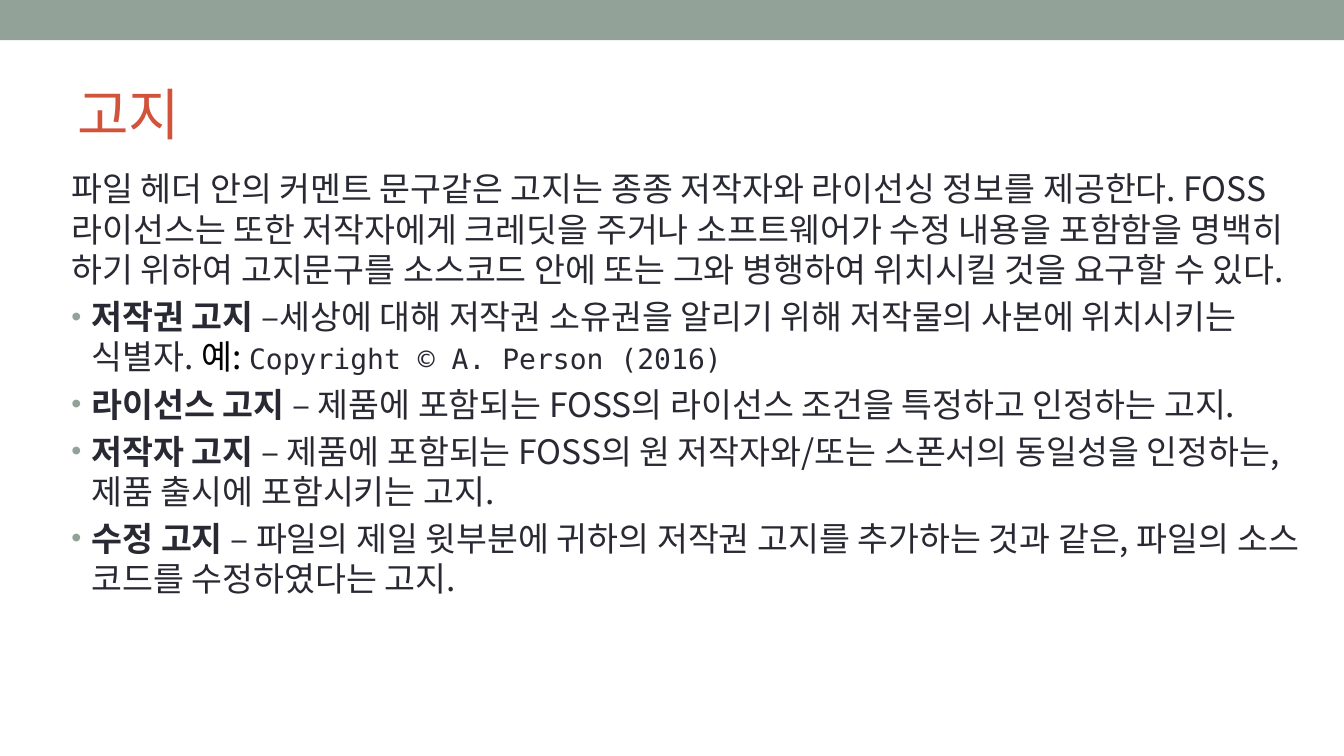
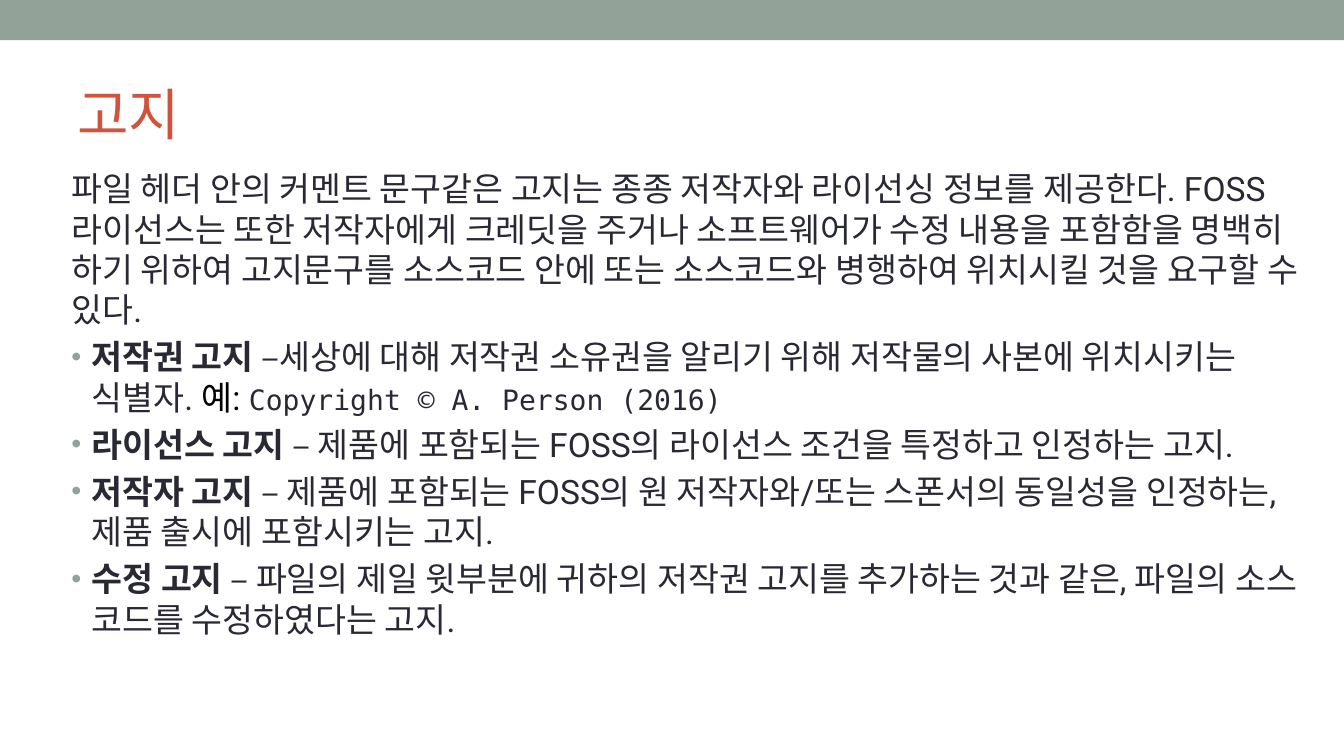
Before and after one commit to OpenChain-KWG/Curriculum-Translation-KR, a slide deck: slide 21 of target/slides/openchain-curriculum-for-1-1.pptx. Drawn at 1344x756 pixels with LibreOffice and Linux fonts; fonts in the diff are those of the drawing; background and template pictures are left out. Boxes give left, top, right and bottom in pixels: in the first picture for what was removed or moved away, otherwise in the second. Text is boxed around its words. In the diff, an @@ line names an element or a change of style, - is before the commit and + after.

```diff
--- a/target/slides/openchain-curriculum-for-1-1.pptx
+++ b/target/slides/openchain-curriculum-for-1-1.pptx
@@ text at [71, 173, 1298, 325]: text changed; font Noto Sans CJK KR to Roboto @@
-파일 헤더 안의 커멘트 문구같은 고지는 종종 저작자와 라이선싱 정보를 제공한다. FOSS 라이선스는 또한 저작자에게 크레딧을 주거나 소프트웨어가 수정 내용을 포함함을 명백히 하기 위하여 고지문구를 소스코드 안에 또는 그와 병행하여 위치시킬 것을 요구할 수 있다.
+파일 헤더 안의 커멘트 문구같은 고지는 종종 저작자와 라이선싱 정보를 제공한다. FOSS 라이선스는 또한 저작자에게 크레딧을 주거나 소프트웨어가 수정 내용을 포함함을 명백히 하기 위하여 고지문구를 소스코드 안에 또는 소스코드와 병행하여 위치시킬 것을 요구할 수 있다.
@@ text at [92, 340, 1297, 635]: font Noto Sans CJK KR to Roboto in "저작권 고지 –세상에 대해 저작권 소유권을 알리기 ...", "라이선스 고지 – 제품에 포함되는 FOSS의 라이선스 ...", "저작자 고지 – 제품에 포함되는 FOSS의 원 ...", "수정 고지 – 파일의 제일 윗부분에 귀하의 ..." @@
```
Also in this commit, not shown: 82 other slides changed, 3 other files.
